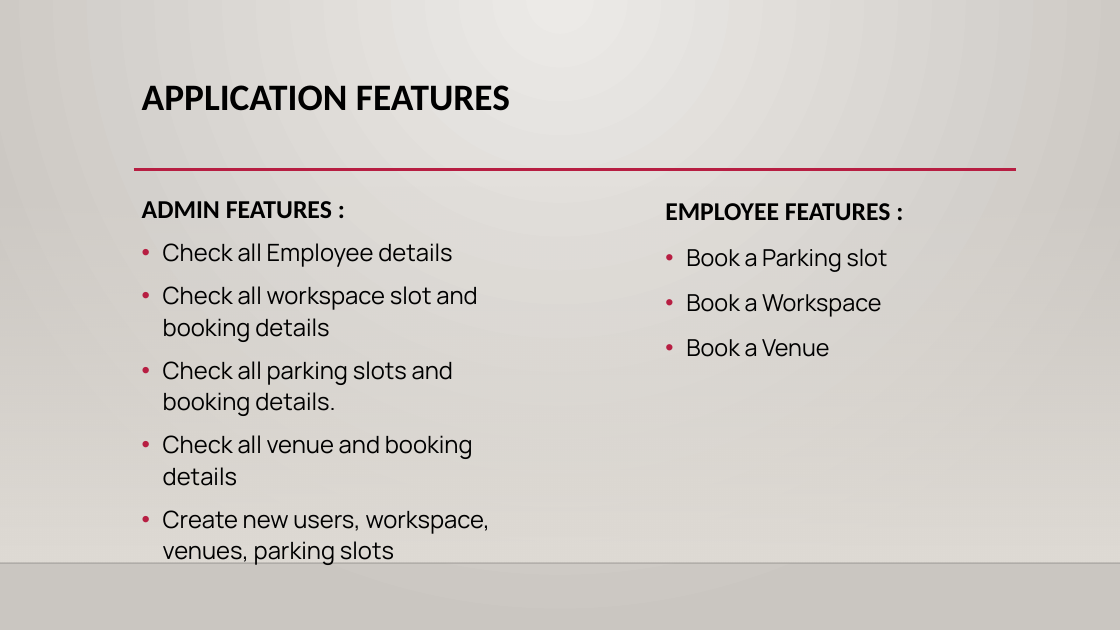
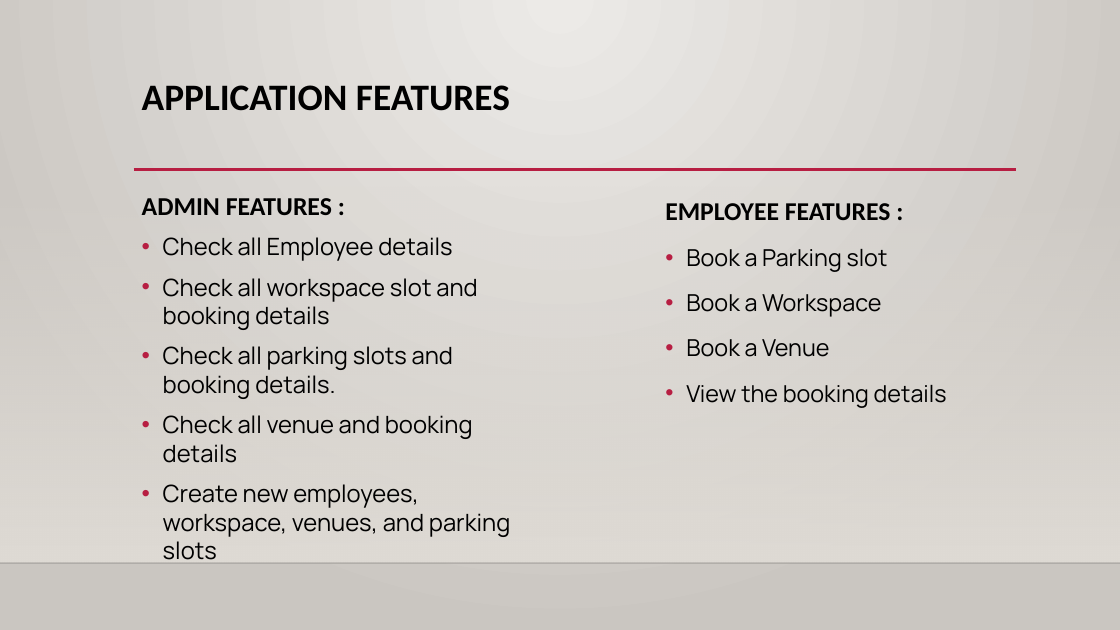
Before and after one commit to UST-Wave3-Project3/Documentation, a slide deck: slide 5 of BookEz.pptx. Drawn at 1120x630 pixels with LibreOffice and Linux fonts; fonts in the diff are those of the drawing; background and template pictures are left out. Boxes give left, top, right and bottom in pixels: in the first picture for what was removed or moved away, otherwise in the second. Text is boxed around its words. In the diff, an @@ line names an element or a change of style, - is before the commit and + after.

```diff
--- a/BookEz.pptx
+++ b/BookEz.pptx
@@ text at (142,198,477,463): line spacing 1.1 to 1 @@
@@ text at (686,385,947,408): paragraph added @@
+• View the booking details
@@ text at (163,484,510,564): text changed @@
-• Create new users, workspace, venues, parking slots
+• Create new employees, workspace, venues, and parking slots
```
Also in this commit, not shown: 1 other slide changed, 1 other file.
